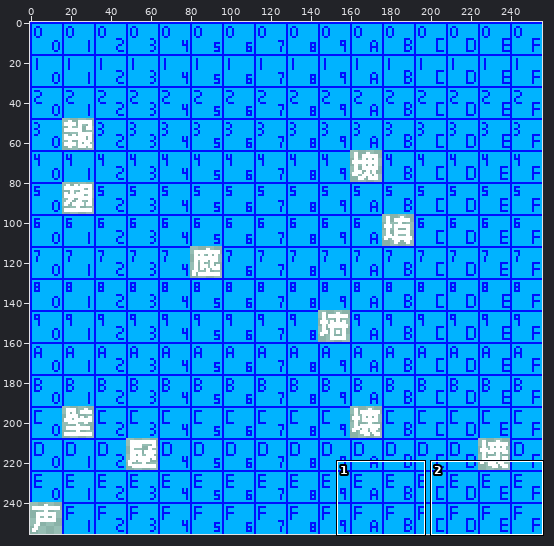
Edited in one commit: sprite sheet (assets/base/font/cosmic-reach-font-5800.png). Above: a wide view before the commit, with the close-up outlined.
Close-up. Earlier state:
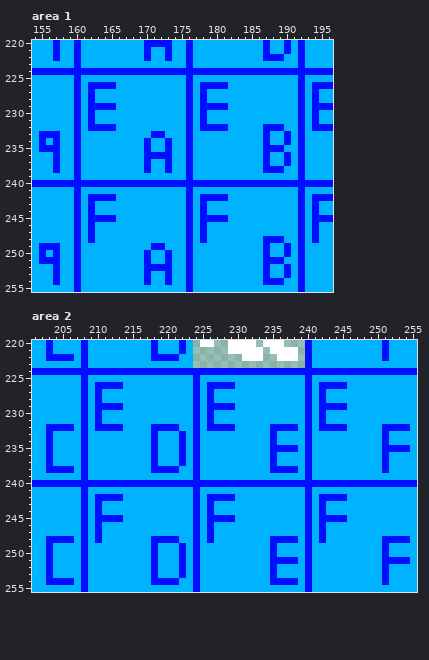
The file is 256x256 pixels. Shown: area 1: x 154..196, y 220..255; area 2: x 201..255, y 220..255. The commit also changed other parts of the picture, which this record leaves out.
After the commit:
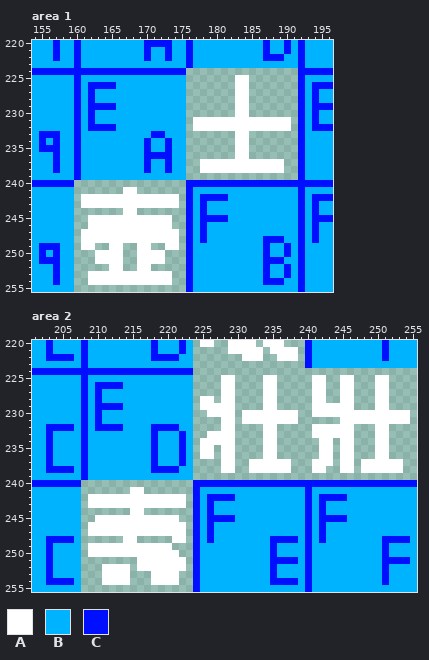
Palette (. is transparent): A #ffffff  B #00b3ff  C #000fff
The edit:
Changed rows in their new state; - is an unchanged pixel.
Area 1:
first column x 160:
224 ----------------................
225 ----------------.......AA.......
226 ----------------.......AA.......
227 ----------------.......AA.......
228 ----------------.......AA.......
229 ----------------.......AA.......
230 ----------------.......AA.......
231 ----------------.AAAAAAAAAAAAAA.
232 ----------------.AAAAAAAAAAAAAA.
233 ----------------.......AA.......
234 ----------------.......AA.......
235 ----------------.......AA.......
236 ----------------.......AA.......
237 ----------------..AAAAAAAAAAAA..
238 ----------------..AAAAAAAAAAAA..
239 ----------------................
240 ................----------------
241 .......AA.......----------------
242 .AAAAAAAAAAAAAA.----------------
243 .AAAAAAAAAAAAAA.----------------
244 .......AA.......----------------
245 ..AAAAAAAAAAAA..----------------
246 ..AAAAAAAAAAAA..----------------
247 .AAAAAAAAAAAAAA.----------------
248 .AAAAAAAAAAAAAA.----------------
249 .AA..AA..AA..AA.----------------
250 ...AAAA..AAAA...----------------
251 ...AAAA..AAAA...----------------
252 .....AA..AA.....----------------
253 ..AAAAAAAAAAAA..----------------
254 ..AAAAAAAAAAAA..----------------
255 ................----------------
Area 2:
first column x 208:
224 ----------------................................
225 ----------------....AA....AA.....AA..AA...AA....
226 ----------------....AA....AA.....AA..AA...AA....
227 ----------------....AA....AA.....AA..AA...AA....
228 ----------------.AA.AA....AA.....AA..AA...AA....
229 ----------------.AAAAA....AA.....AAAAAA...AA....
230 ----------------..AAAA.AAAAAAAA..AAAAAAAAAAAAAA.
231 ----------------....AA.AAAAAAAA......AAAAAAAAAA.
232 ----------------....AA....AA.....AAAAAA...AA....
233 ----------------..AAAA....AA.....AAAAAA...AA....
234 ----------------.AAAAA....AA......AA.AA...AA....
235 ----------------.AA.AA....AA......AA.AA...AA....
236 ----------------.AA.AA....AA......AA.AA...AA....
237 ----------------....AA..AAAAAA...AAA.AA.AAAAAA..
238 ----------------....AA..AAAAAA...AA..AA.AAAAAA..
239 ----------------................................
240 ................--------------------------------
241 .......AA.......--------------------------------
242 .AAAAAAAAAAAAAA.--------------------------------
243 .AAAAAAAAAAAAAA.--------------------------------
244 .......AA.......--------------------------------
245 ..AAAAAAAAAAAA..--------------------------------
246 .AAAAAAAAAAAAAA.--------------------------------
247 .AAAAAAAAAAAAAA.--------------------------------
248 ......AA.....AA.--------------------------------
249 .AAAAAAAAAAAA...--------------------------------
250 .AAAAAAAAAAAAA..--------------------------------
251 ........AAAAAAA.--------------------------------
252 ...AAAA.AAAAAAA.--------------------------------
253 ...AAAA...AAAA..--------------------------------
254 ...AAAA...AAAA..--------------------------------
255 ................--------------------------------
Where, in picture pixels (left, top, right, bottom), the same in both close-ups:
changed: (74, 68, 298, 292)
changed: (81, 368, 417, 592)
